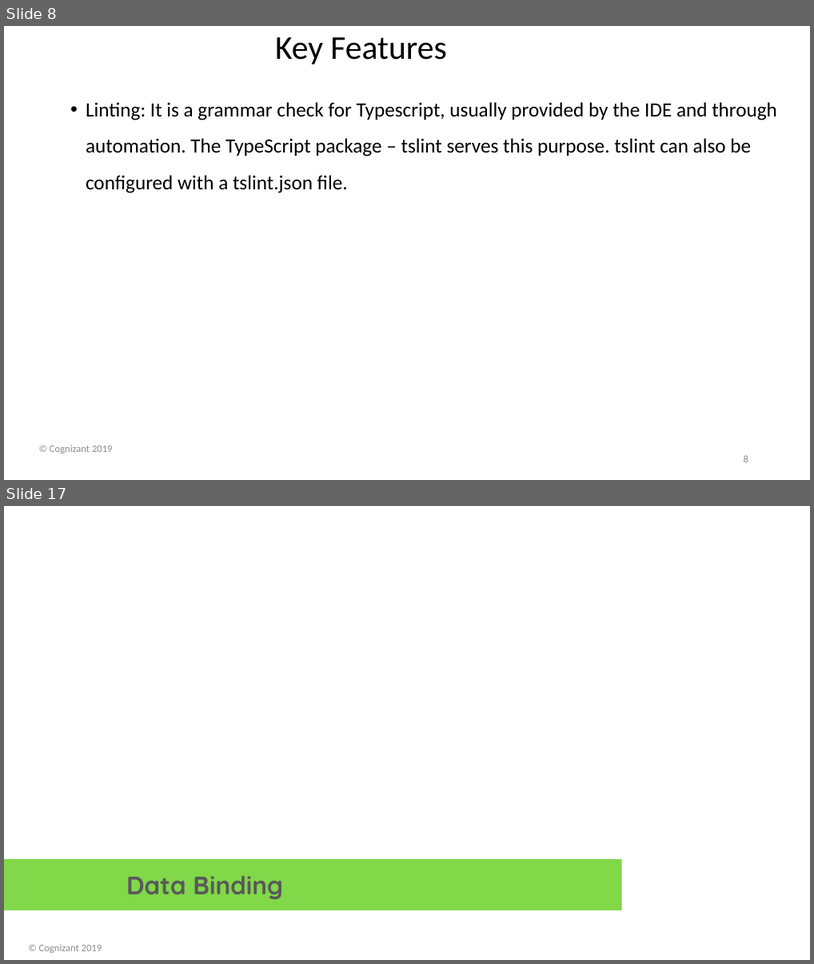
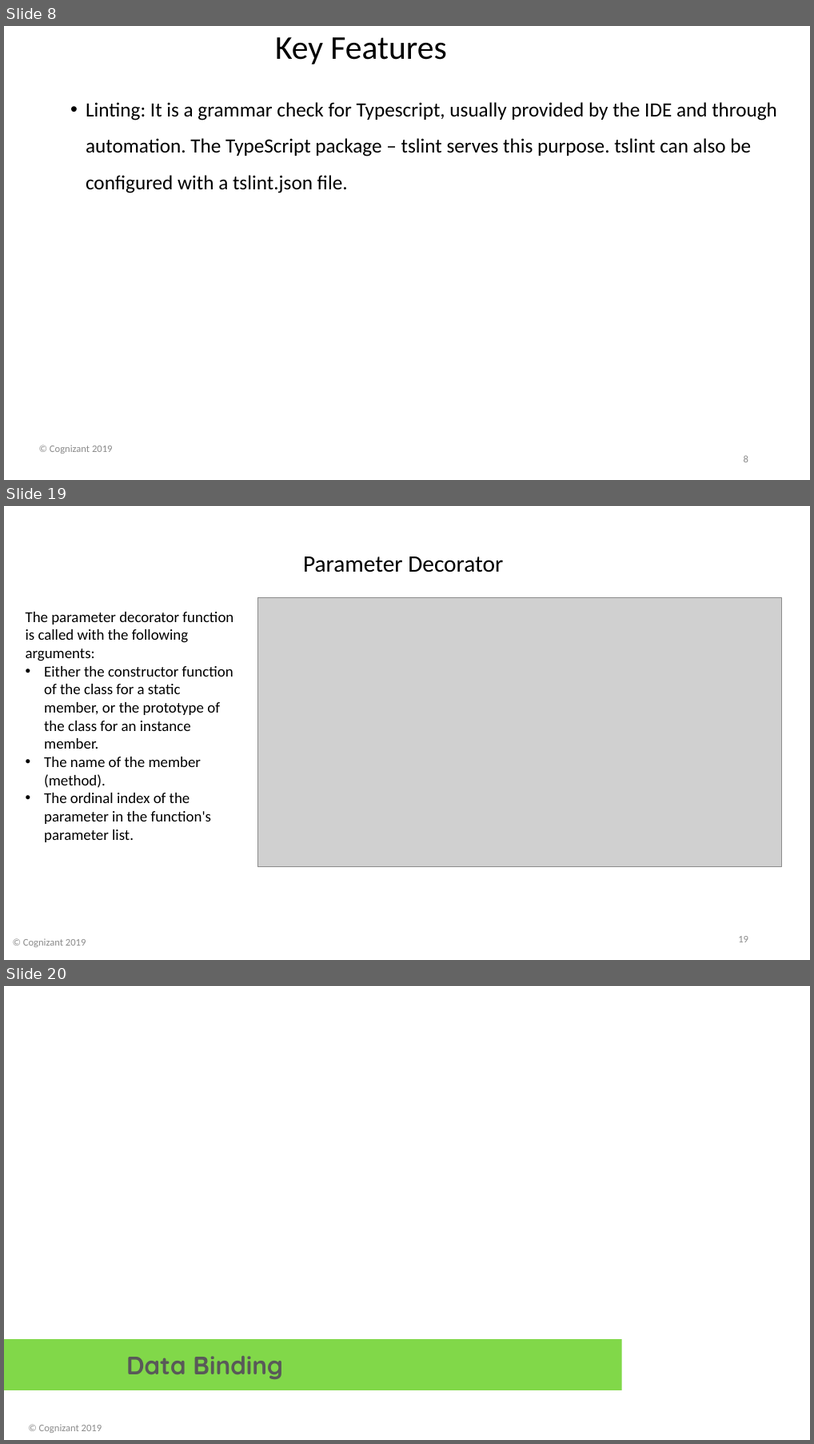
Before and after one commit to davembrownx/PowerPoint-Decks, a slide deck: Angular 8 Day 2 Basic Concepts and Binding.pptx. Shown one above the other, each under a label of ours: slides 8 and 17 before the commit, slides 8, 19 and 20 after it; the slides between them are not shown. The pictures are 814x964 and 814x1444 pixels, drawn with LibreOffice and Linux fonts; fonts in the diff are those of the drawing; grey boxes stand for pictures; background and template pictures are left out. Boxes give left, top, right and bottom in pixels: in the first picture for what was removed or moved away, otherwise in the second. Text is boxed around its words. In the diff, an @@ line names an element or a change of style, - is before the commit and + after.

```diff
--- a/Angular 8 Day 2 Basic Concepts and Binding.pptx
+++ b/Angular 8 Day 2 Basic Concepts and Binding.pptx
@@ slide 19 added at (4,506,810,960), background picture (left out) @@
@@ title added at (313,506,494,548), 44 pt, text #FFFFFF, bold @@
+Decorators
@@ text added at (303,556,503,572), 28 pt, text #000000 @@
+Parameter Decorator
@@ picture added at (258,597,782,867) @@
@@ text added at (26,612,234,842), 18 pt, text #000000 @@
+The parameter decorator function is called with the following arguments:
+• Either the constructor function of the class for a static member, or the prototype of the class for an instance member.
+• The name of the member (method).
+• The ordinal index of the parameter in the function's parameter list.
@@ page number added at (738,936,749,942), 12 pt, text #8C8C8C @@
+19
@@ text added at (23,938,86,947), 12 pt, text #8C8C8C @@
+© Cognizant 2019
@@ what was slide 17 is now slide 20 @@
```
Also in this commit, not shown: 9 slides changed, 4 other slides added, 2 slides removed.
